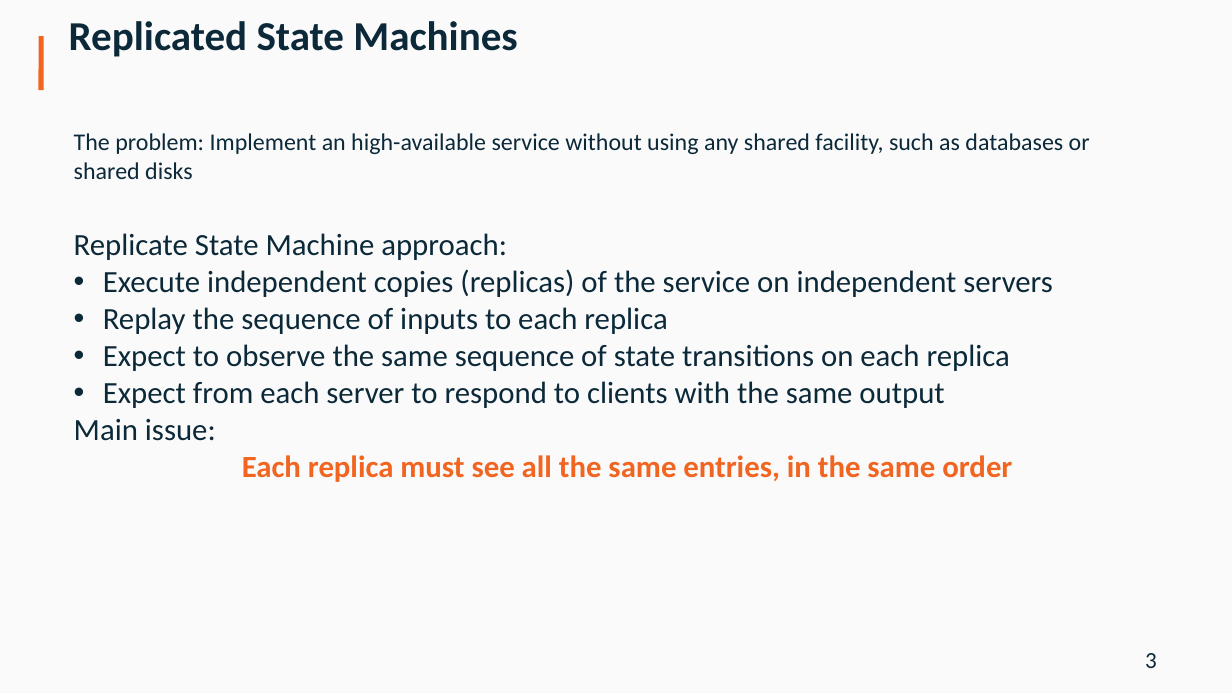
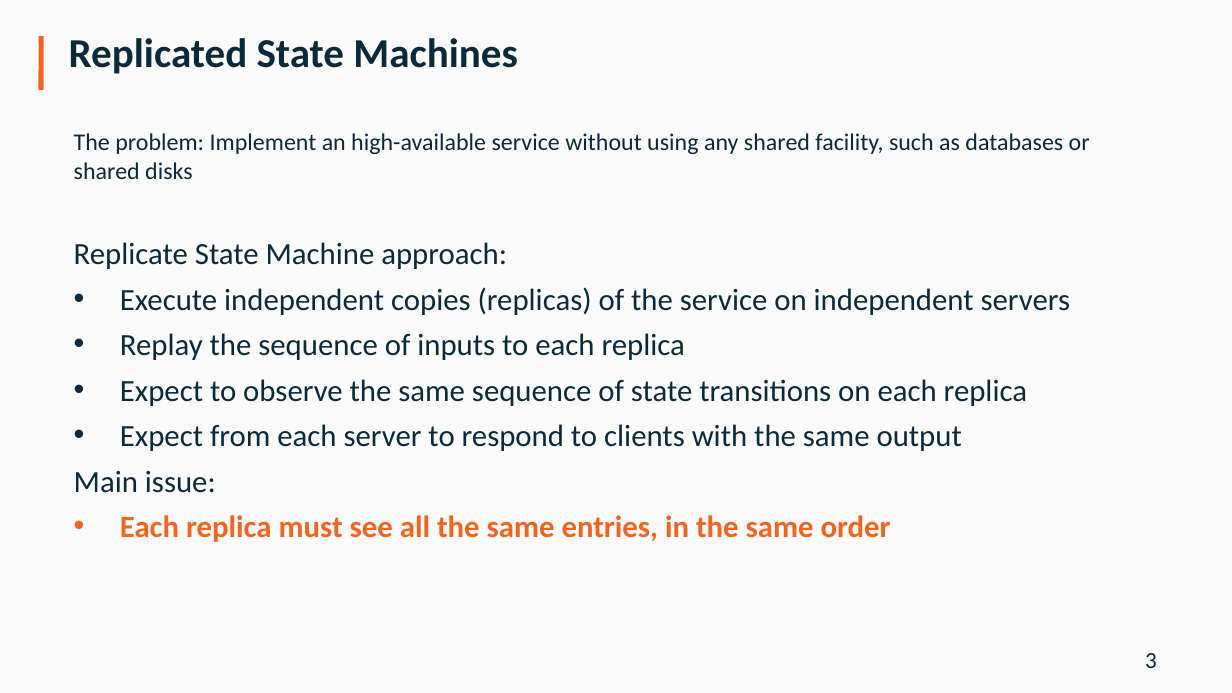
Before and after one commit to diennea/majordodo, a slide deck: slide 3 of docs/Diennea_Olivelli_ApacheCon16.pptx. Drawn at 1232x693 pixels with LibreOffice and Linux fonts; fonts in the diff are those of the drawing; background and template pictures are left out. Boxes give left, top, right and bottom in pixels: in the first picture for what was removed or moved away, otherwise in the second. Text is boxed around its words. In the diff, an @@ line names an element or a change of style, - is before the commit and + after.

```diff
--- a/docs/Diennea_Olivelli_ApacheCon16.pptx
+++ b/docs/Diennea_Olivelli_ApacheCon16.pptx
@@ title "Replicated State Machines" at [69, 38, 517, 74]: line spacing 5.5pt to 15.6pt @@
@@ text "Replicate State Machine approach:" at [74, 242, 1071, 542]: more space between paragraphs; indent changed; alignment centre to left; bullet none to • @@
```
Also in this commit, not shown: 18 other slides changed, 1 other file.
